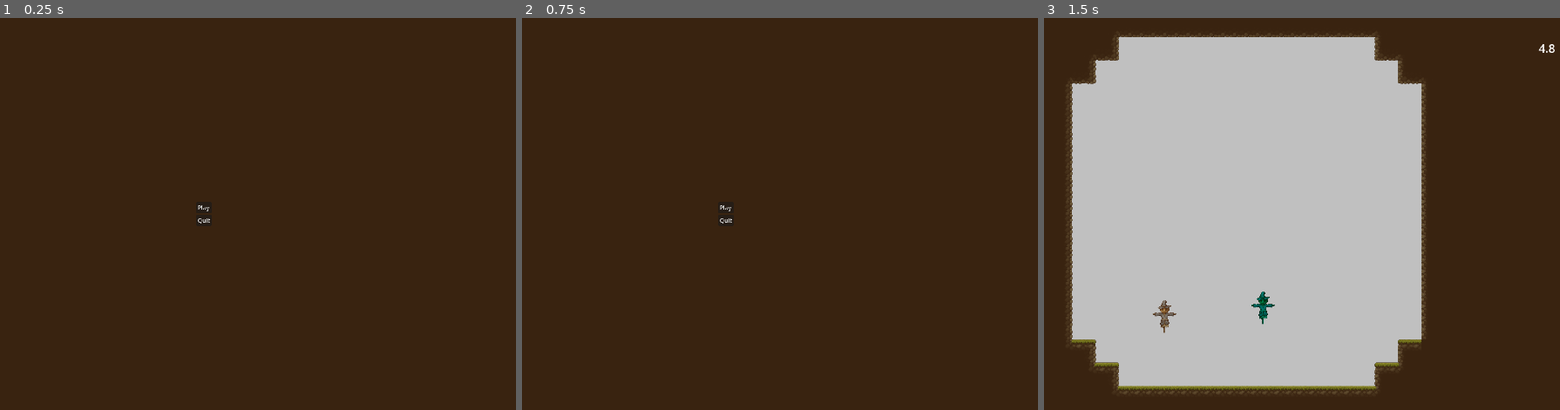
Above: before the commit, frames 1-3 (left to right).
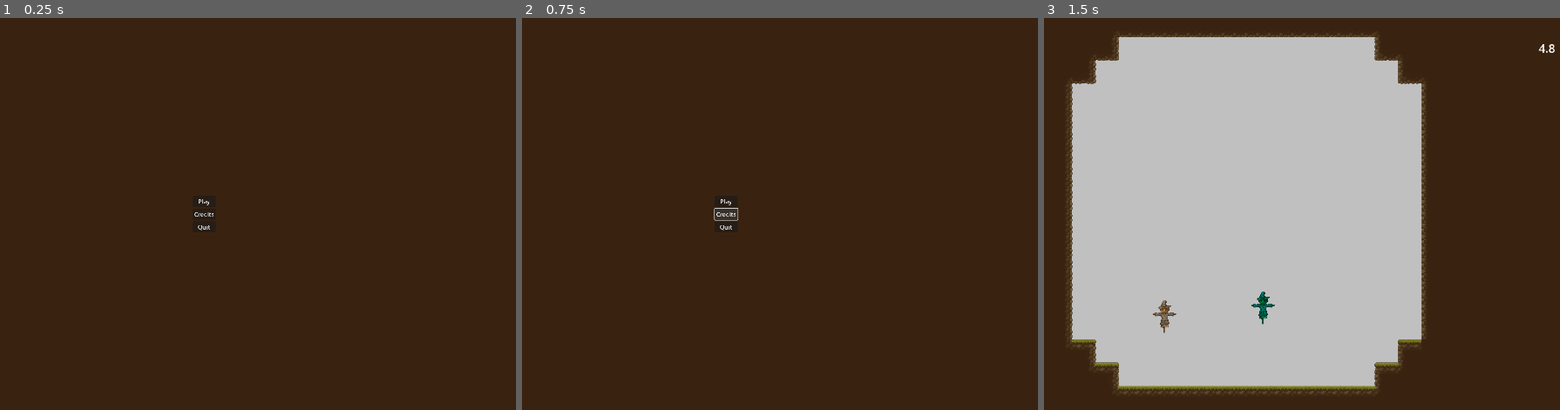
Above: after the commit, the same moments.

Repository: adudewithapc/piktiv-autumn-game-jam-2024
Game: Godot game, scene res://Scenes/Menu.tscn
The game is run twice, just before and just after one commit, with the same random seed, the same clock (stepped at 60 frames per second) and the same inputs. Sound files missing from this copy of the repository are replaced by a short silence.
Inputs (mouse positions are in pixels of both pictures, inside the frame that each line leads up to):
- Up to frame 1 (0.25 s): no input
- Up to frame 2 (0.75 s): click (728, 214) at 0.5 s, where only the run after the commit has a clickable "Credits"
- Up to frame 3 (1.5 s): click "Play" at 1.25 s

The runs differ from the first frame. In frame 1, less than 0.1% of the frame differs, in the area x 37-42%, y 46-55%; in frame 2, 0.1%; in frame 3, nothing differs.

Commit message:
Credits button

Diff:
--- a/Scenes/Menu.tscn
+++ b/Scenes/Menu.tscn
@@ -29,9 +29,14 @@
 layout_mode = 2
 text = "Play"
 
+[node name="CreditsButton" type="Button" parent="VBoxContainer"]
+layout_mode = 2
+text = "Credits"
+
 [node name="QuitButton" type="Button" parent="VBoxContainer"]
 layout_mode = 2
 text = "Quit"
 
 [connection signal="pressed" from="VBoxContainer/PlayButton" to="." method="_on_play_button_pressed"]
+[connection signal="pressed" from="VBoxContainer/CreditsButton" to="." method="_on_credits_button_pressed"]
 [connection signal="pressed" from="VBoxContainer/QuitButton" to="." method="_on_quit_button_pressed"]
--- /dev/null
+++ b/Scenes/UI/Credits.tscn
@@ -0,0 +1,83 @@
+[gd_scene load_steps=5 format=3 uid="uid://b838q7drqbt6d"]
+
+[sub_resource type="Gradient" id="Gradient_tkgbq"]
+offsets = PackedFloat32Array(0, 0.0194805)
+colors = PackedColorArray(0.733333, 0.733333, 0.733333, 1, 0.733333, 0.733333, 0.733333, 1)
+
+[sub_resource type="GradientTexture2D" id="GradientTexture2D_4rcc3"]
+gradient = SubResource("Gradient_tkgbq")
+width = 600
+height = 800
+fill_to = Vector2(0, 0.00917431)
+
+[sub_resource type="LabelSettings" id="LabelSettings_dp25u"]
+font_size = 32
+font_color = Color(0, 0, 0, 1)
+
+[sub_resource type="LabelSettings" id="LabelSettings_hpxwo"]
+font_size = 24
+font_color = Color(0, 0, 0, 1)
+
+[node name="Credits" type="Control"]
+layout_mode = 3
+anchors_preset = 15
+anchor_right = 1.0
+anchor_bottom = 1.0
+grow_horizontal = 2
+grow_vertical = 2
+
+[node name="TextureRect" type="TextureRect" parent="."]
+layout_mode = 1
+anchors_preset = 8
+anchor_left = 0.5
+anchor_top = 0.5
+anchor_right = 0.5
+anchor_bottom = 0.5
+grow_horizontal = 2
+grow_vertical = 2
+texture = SubResource("GradientTexture2D_4rcc3")
+
+[node name="Title" type="Label" parent="TextureRect"]
+layout_mode = 1
+anchors_preset = 5
+anchor_left = 0.5
+anchor_right = 0.5
+offset_left = -55.0
+offset_top = 64.13
+offset_right = 55.0
+offset_bottom = 109.13
+grow_horizontal = 2
+text = "Credits"
+label_settings = SubResource("LabelSettings_dp25u")
+
+[node name="VBoxContainer" type="VBoxContainer" parent="TextureRect"]
+layout_mode = 1
+anchors_preset = 8
+anchor_left = 0.5
+anchor_top = 0.5
+anchor_right = 0.5
+anchor_bottom = 0.5
+offset_left = -20.0
+offset_top = -20.0
+offset_right = 20.0
+offset_bottom = 20.0
+grow_horizontal = 2
+grow_vertical = 2
+
+[node name="Label" type="Label" parent="TextureRect/VBoxContainer"]
+layout_mode = 2
+text = "Christoffer Cederfeldt"
+label_settings = SubResource("LabelSettings_hpxwo")
+horizontal_alignment = 1
+
+[node name="Label2" type="Label" parent="TextureRect/VBoxContainer"]
+layout_mode = 2
+text = "Linnea Almlöf"
+label_settings = SubResource("LabelSettings_hpxwo")
+horizontal_alignment = 1
+
+[node name="Label3" type="Label" parent="TextureRect/VBoxContainer"]
+layout_mode = 2
+text = "Axel Holm"
+label_settings = SubResource("LabelSettings_hpxwo")
+horizontal_alignment = 1
--- a/Scripts/Menu.gd
+++ b/Scripts/Menu.gd
@@ -1,9 +1,10 @@
 extends Control
-
 
 func _on_play_button_pressed() -> void:
 	get_tree().change_scene_to_file("res://Scenes/LevelArt.tscn")
 
+func _on_credits_button_pressed() -> void:
+	pass # Replace with function body.
 
 func _on_quit_button_pressed() -> void:
 	get_tree().quit()
Binary file added: Art/arrow.png
Not shown, added: Art/arrow.png.import
